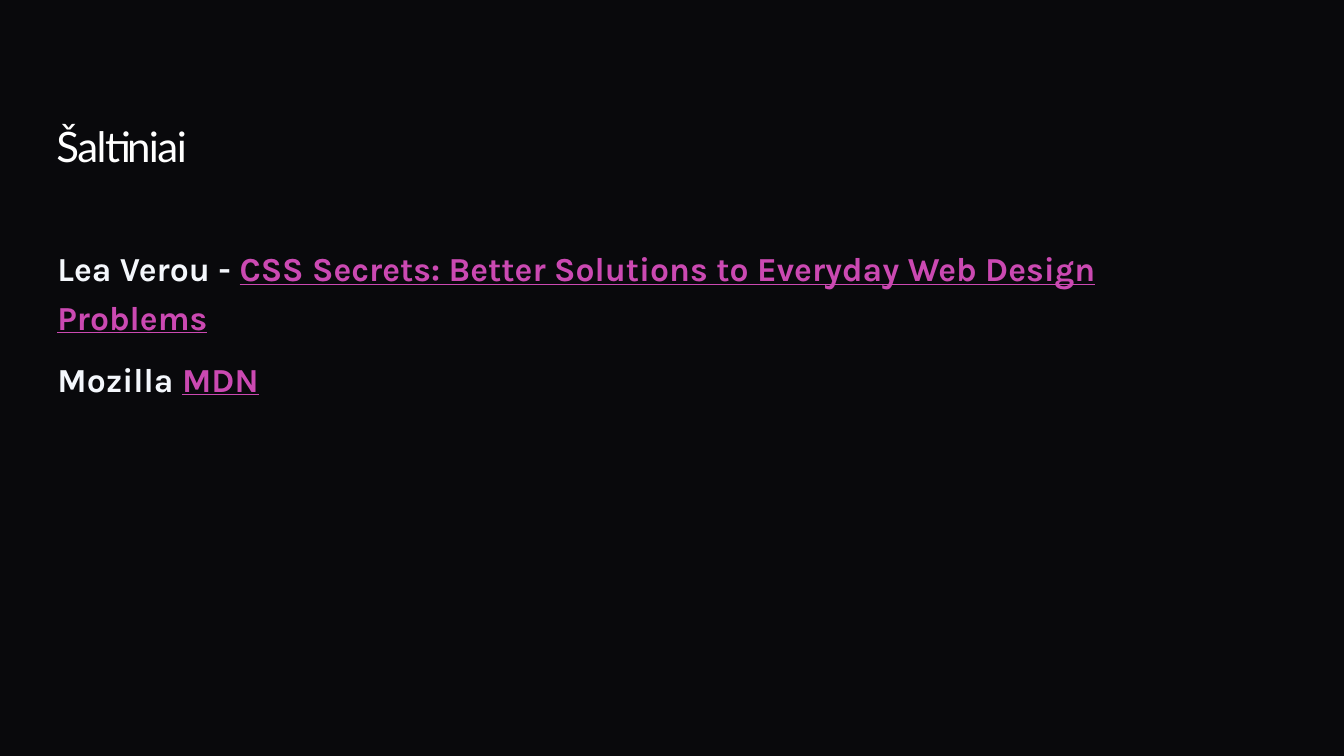
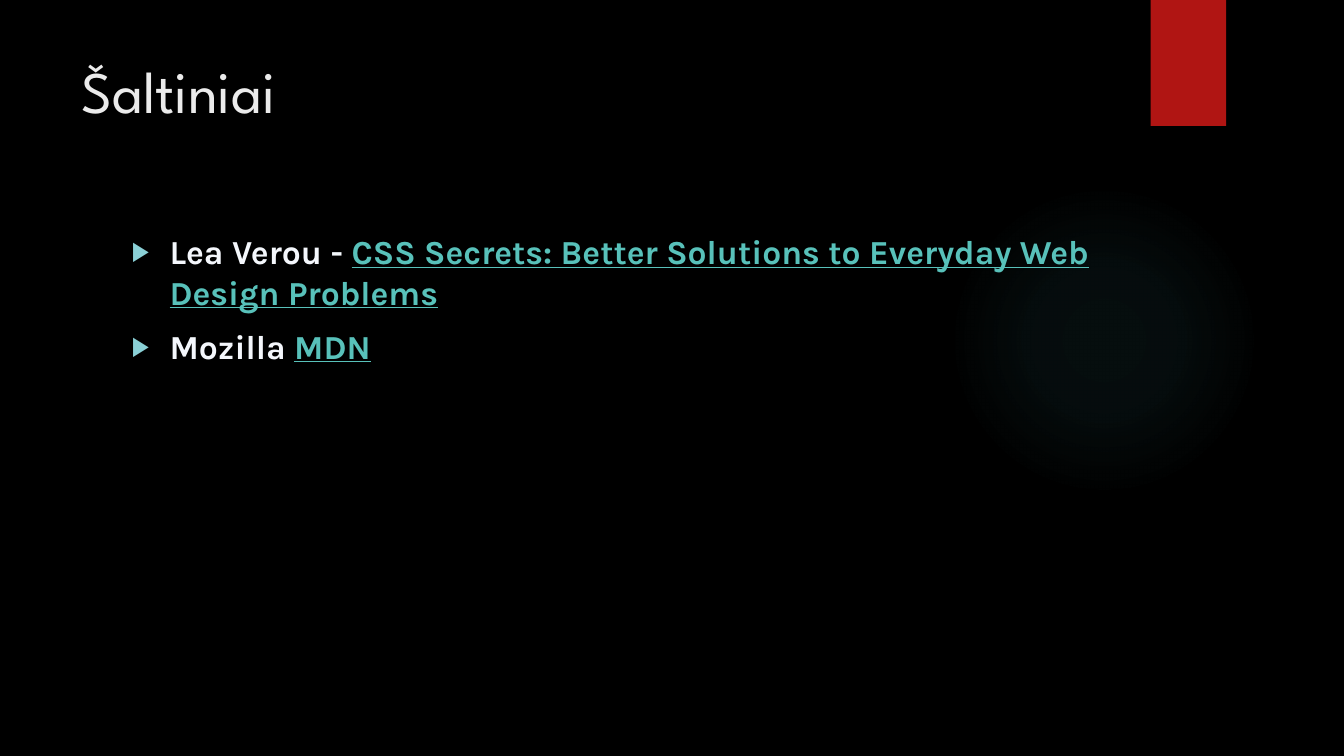
Before and after one commit to EngineeringDreams/ziniatinklio-praktiniai, a slide deck: slide 14 of Žiniatinklio praktinis darbas/Antras Skyrius – Fonai ir Rėmeliai.pptx. Drawn at 1344x756 pixels with LibreOffice and Linux fonts; fonts in the diff are those of the drawing; background and template pictures are left out. Boxes give left, top, right and bottom in pixels: in the first picture for what was removed or moved away, otherwise in the second. Text is boxed around its words. In the diff, an @@ line names an element or a change of style, - is before the commit and + after.

```diff
--- a/Žiniatinklio praktinis darbas/Antras Skyrius – Fonai ir Rėmeliai.pptx
+++ b/Žiniatinklio praktinis darbas/Antras Skyrius – Fonai ir Rėmeliai.pptx
@@ background #09090C to picture (left out) @@
@@ rectangle added at [1150,0,1226,126], fill #B01513 @@
@@ title "Šaltiniai": place and size @@
-title "Šaltiniai" at [56,126,186,163]
+title "Šaltiniai" at [81,64,275,114]
@@ title "Šaltiniai" at [81,64,275,114]: size 30 to 42 pt, font Lato to League Spartan, text colour #FFFFFF to #EBEBEB, letter spacing -1.1 to 0 pt; line spacing 0.85 to 1 @@
@@ ellipse added at [949,185,1259,495], fill gradient #50B9C1 @@
@@ text "Lea Verou - CSS Secrets: ...": place and size @@
-text "Lea Verou - CSS Secrets: ..." at [57,257,1095,395]
+text "Lea Verou - CSS Secrets: ..." at [170,240,1089,362]
@@ text "Lea Verou - CSS Secrets: ..." at [170,240,1089,362]: text colour #CB49B2 to #58C1BA in "CSS Secrets: Better Solutions to Everyday Web ...", "MDN"; bullet none to ▶; line spacing 1.2 to 1 @@
```
Also in this commit, not shown: 13 other slides changed, 1 other file.
